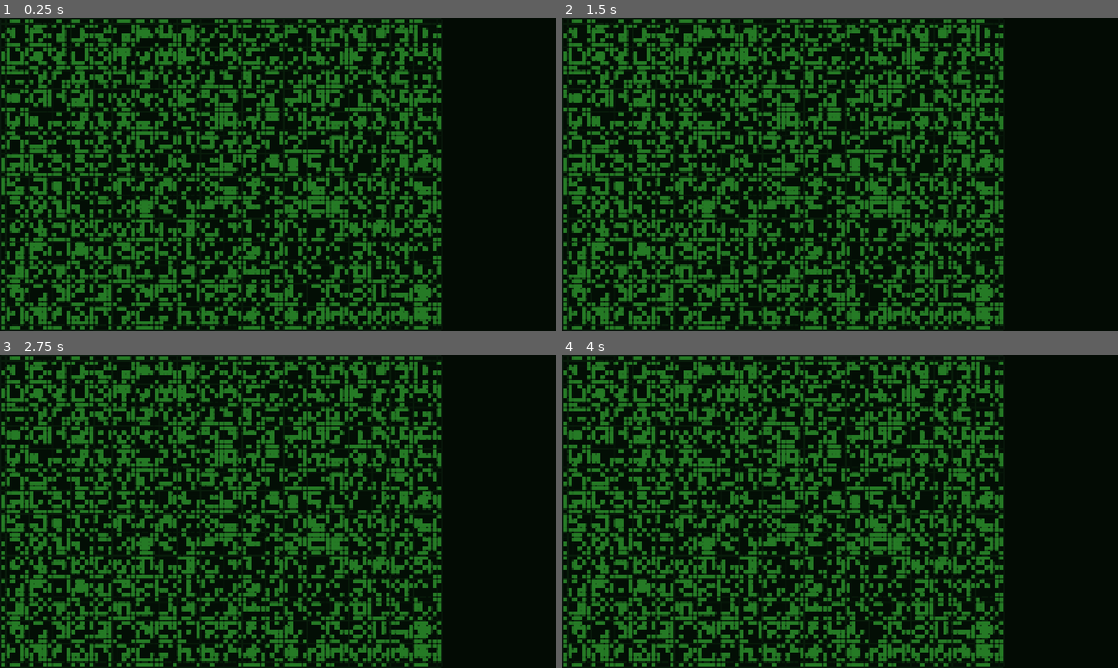
Above: before the commit, frames 1-4 (two rows, left to right).
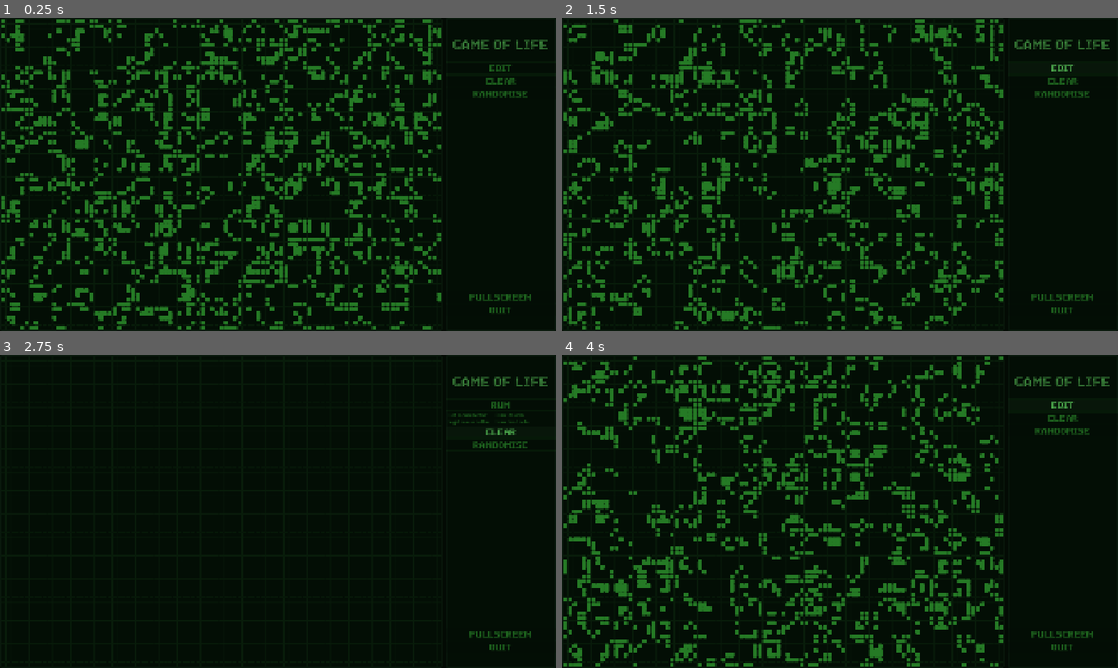
Above: after the commit, the same moments.

Repository: MrKligson/game-of-life
Game: Godot game, scene res://game_of_life.tscn
The game is run twice, just before and just after one commit, with the same random seed, the same clock (stepped at 60 frames per second) and the same inputs.
Inputs (mouse positions are in pixels of both pictures, inside the frame that each line leads up to):
- Up to frame 1 (0.25 s): no input
- Up to frame 2 (1.5 s): click (1062, 68) at 0.5 s, where only the run after the commit has a clickable "EDIT"; click (1062, 68) at 1.25 s, where only the run after the commit has a clickable "RUN"
- Up to frame 3 (2.75 s): click (500, 417) at 2 s, where only the run after the commit has a clickable "CLEAR"
- Up to frame 4 (4 s): click (1062, 445) at 2.75 s, where only the run after the commit has a clickable "RANDOMISE"; click (1062, 405) at 3.5 s, where only the run after the commit has a clickable "RUN"

The runs differ from the first frame. In frame 1, 37% of the frame differs, in the area x 0-99%, y 0-100%; in frame 2, 36%; in frame 3, 35%; in frame 4, 35%.

Commit message:
Added mousebutton explanations for edit mode and show/hide script for it

Diff:
--- /dev/null
+++ b/ui/grid_container.gd
@@ -0,0 +1,7 @@
+extends GridContainer
+
+
+func _ready() -> void:
+	State.edit_mode_changed.connect(func(show: bool) -> void:
+		visible = show
+	)
--- a/ui/side_menu.tscn
+++ b/ui/side_menu.tscn
@@ -10,6 +10,7 @@
 [ext_resource type="StyleBox" uid="uid://dr50ho5f6am80" path="res://ui/label_margins.tres" id="6_wd0ol"]
 [ext_resource type="Script" uid="uid://bwi8dlprkw73p" path="res://ui/side_menu.gd" id="9_wd0ol"]
 [ext_resource type="Script" uid="uid://c64vdkvtl5i83" path="res://ui/run_edit_button.gd" id="10_s4oco"]
+[ext_resource type="Script" uid="uid://dh5m8gfyl8wbb" path="res://ui/grid_container.gd" id="11_s4oco"]
 
 [sub_resource type="Theme" id="Theme_ofb81"]
 default_font = ExtResource("1_nb4k0")
@@ -45,6 +46,52 @@
 shadow_color = Color(0.011764706, 0.043137256, 0.015686275, 1)
 shadow_offset = Vector2(2, 2)
 
+[sub_resource type="InputEventAction" id="InputEventAction_vw87c"]
+action = &"toggle_edit_mode"
+pressed = true
+event_index = 0
+
+[sub_resource type="InputEventAction" id="InputEventAction_wd0ol"]
+pressed = true
+event_index = 1
+
+[sub_resource type="Shortcut" id="Shortcut_fhspm"]
+events = [SubResource("InputEventAction_vw87c"), SubResource("InputEventAction_wd0ol")]
+
+[sub_resource type="InputEventAction" id="InputEventAction_0yje3"]
+action = &"clear"
+pressed = true
+
+[sub_resource type="Shortcut" id="Shortcut_l5myt"]
+events = [SubResource("InputEventAction_0yje3")]
+
+[sub_resource type="InputEventAction" id="InputEventAction_2tdvt"]
+action = &"randomise"
+pressed = true
+
+[sub_resource type="Shortcut" id="Shortcut_2jjxr"]
+events = [SubResource("InputEventAction_2tdvt")]
+
+[sub_resource type="InputEventAction" id="InputEventAction_0y782"]
+action = &"toggle_fullscreen"
+pressed = true
+event_index = 0
+
+[sub_resource type="InputEventAction" id="InputEventAction_4fnck"]
+action = &"toggle_fullscreen"
+pressed = true
+event_index = 1
+
+[sub_resource type="Shortcut" id="Shortcut_2tdvt"]
+events = [SubResource("InputEventAction_0y782"), SubResource("InputEventAction_4fnck")]
+
+[sub_resource type="InputEventAction" id="InputEventAction_2jjxr"]
+action = &"quit"
+pressed = true
+
+[sub_resource type="Shortcut" id="Shortcut_0yje3"]
+events = [SubResource("InputEventAction_2jjxr")]
+
 [node name="SideMenu" type="PanelContainer" unique_id=714676957]
 anchors_preset = 11
 anchor_left = 1.0
@@ -80,13 +127,40 @@
 unique_name_in_owner = true
 layout_mode = 2
 size_flags_vertical = 0
-tooltip_text = "Switches to edit mode. [spacebar] or [e]"
 focus_mode = 0
 shortcut = SubResource("Shortcut_fhspm")
 shortcut_in_tooltip = false
 text = "RUN"
 script = ExtResource("10_s4oco")
 
+[node name="GridContainer" type="GridContainer" parent="MarginContainer/VBoxContainer" unique_id=643202066]
+visible = false
+layout_mode = 2
+columns = 2
+script = ExtResource("11_s4oco")
+
+[node name="LMBLabel" type="Label" parent="MarginContainer/VBoxContainer/GridContainer" unique_id=1189396308]
+layout_mode = 2
+theme_type_variation = &"LabelCurrentMode"
+text = "Left mouse button: "
+
+[node name="LMBExplanation" type="Label" parent="MarginContainer/VBoxContainer/GridContainer" unique_id=268316610]
+layout_mode = 2
+size_flags_horizontal = 3
+theme_type_variation = &"LabelCurrentMode"
+text = "Draw life cells"
+
+[node name="RMBLabel" type="Label" parent="MarginContainer/VBoxContainer/GridContainer" unique_id=2140774444]
+layout_mode = 2
+theme_type_variation = &"LabelCurrentMode"
+text = "Right mouse button: "
+
+[node name="RMBexplanation" type="Label" parent="MarginContainer/VBoxContainer/GridContainer" unique_id=1183139474]
+layout_mode = 2
+size_flags_horizontal = 3
+theme_type_variation = &"LabelCurrentMode"
+text = "Draw dead cells"
+
 [node name="ClearButton" type="Button" parent="MarginContainer/VBoxContainer" unique_id=513884661]
 unique_name_in_owner = true
 layout_mode = 2
Not shown, added: ui/grid_container.gd.uid
